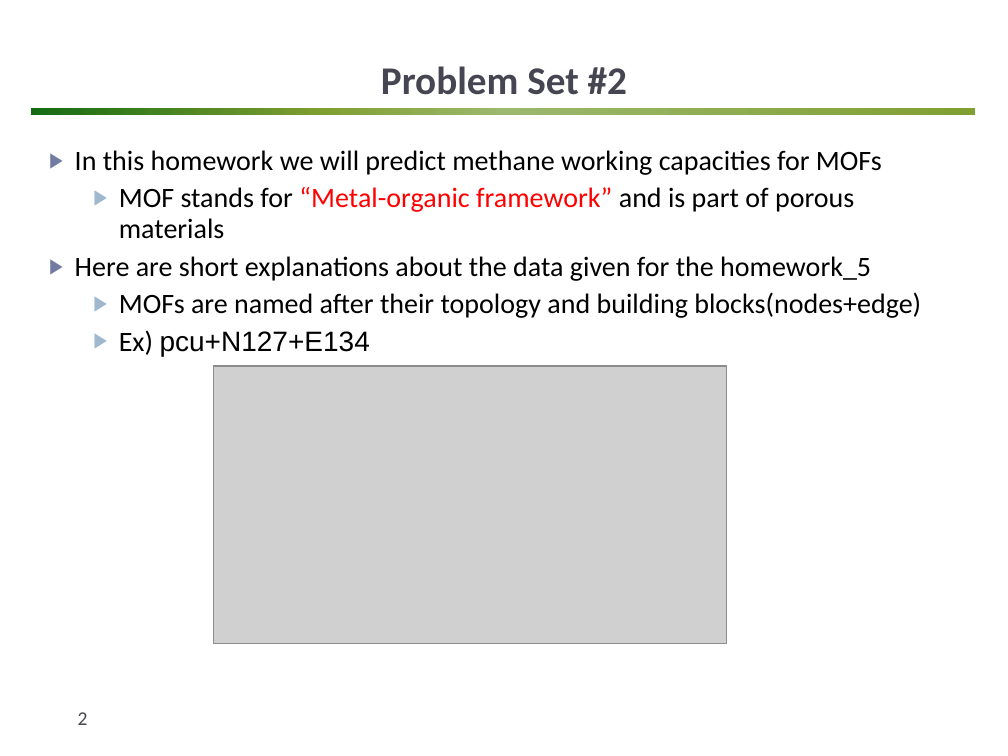
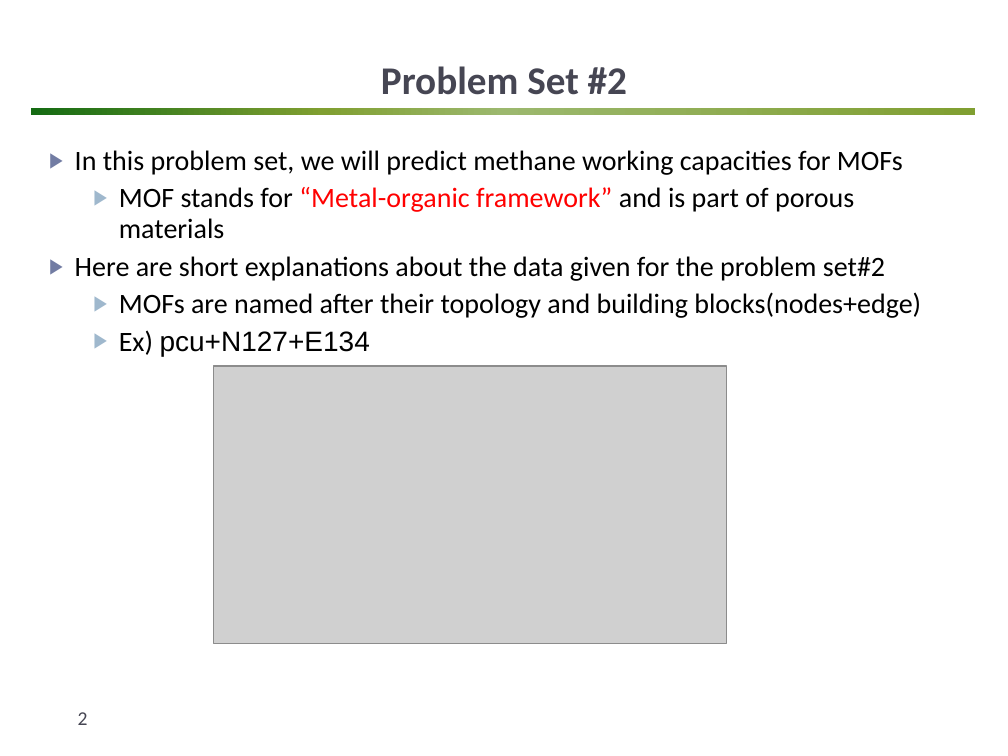
Before and after one commit to matphyscope/20220808_Lecture, a slide deck: slide 2 of lecture_ppts/Problem Set #2.pptx. Drawn at 1008x756 pixels with LibreOffice and Linux fonts; fonts in the diff are those of the drawing; grey boxes stand for pictures; background and template pictures are left out. Boxes give left, top, right and bottom in pixels: in the first picture for what was removed or moved away, otherwise in the second. Text is boxed around its words. In the diff, an @@ line names an element or a change of style, - is before the commit and + after.

Commit message:
added Problem set2

```diff
--- a/lecture_ppts/Problem Set #2.pptx
+++ b/lecture_ppts/Problem Set #2.pptx
@@ text at (75, 150, 903, 175): text changed @@
-▶ In this homework we will predict methane working capacities for MOFs
+▶ In this problem set, we will predict methane working capacities for MOFs
@@ text at (75, 256, 885, 281): text changed @@
-▶ Here are short explanations about the data given for the homework_5
+▶ Here are short explanations about the data given for the problem set#2
```
Also in this commit, not shown: 6 other slides changed, 5 slides removed, 10 other files.
